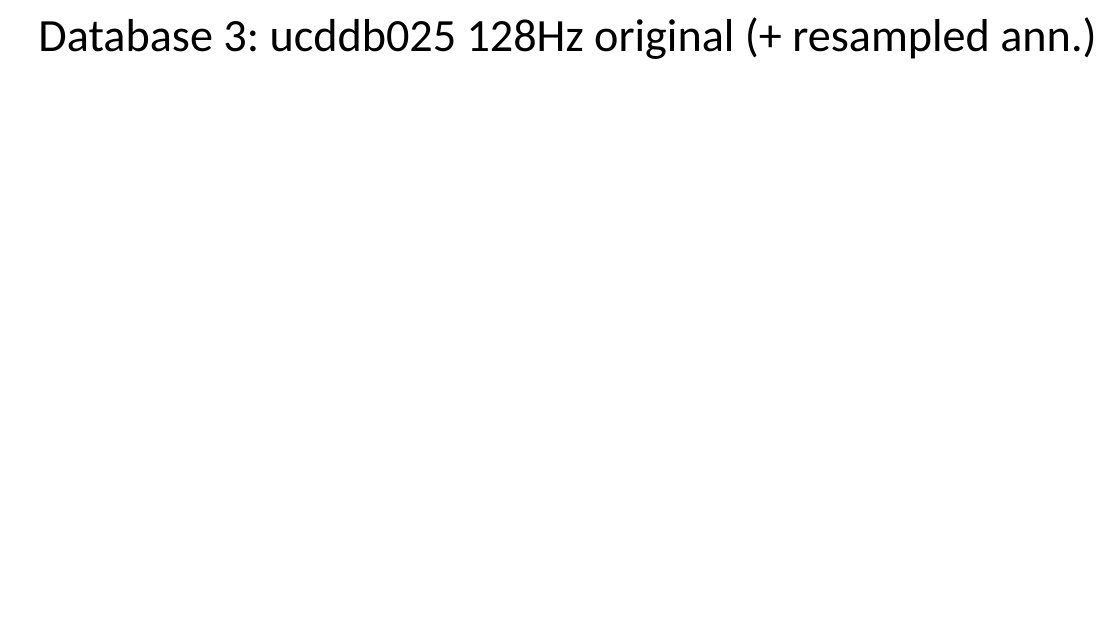
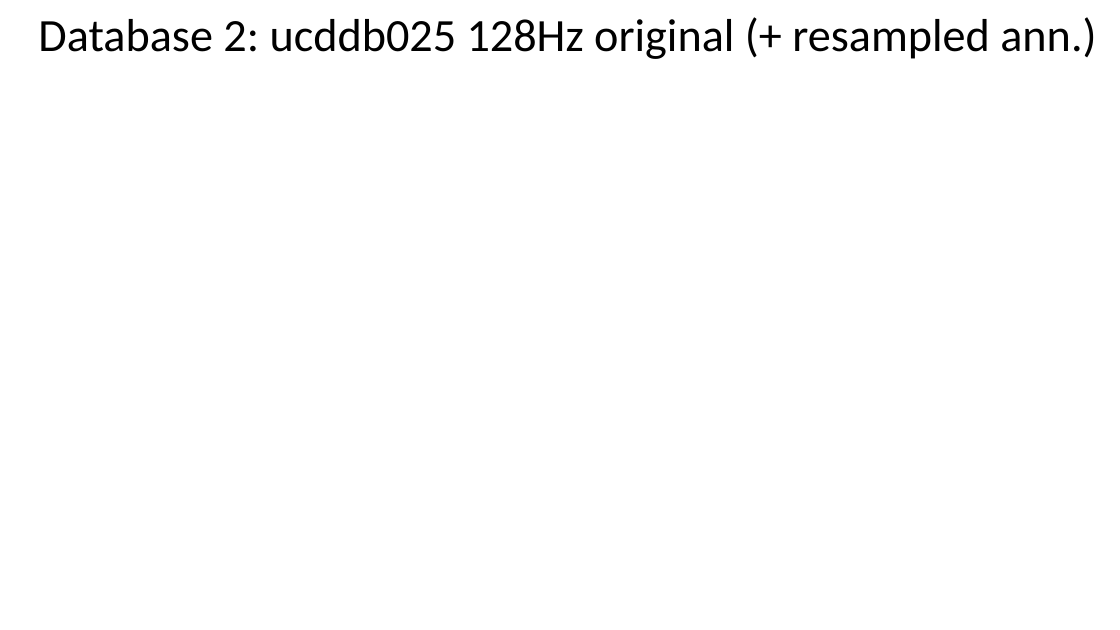
Before and after one commit to AntonioMarsella/github_ecg, a slide deck: slide 4 of db3_ucddb/Resampled/Detecting Sleep Apnea – Projet Period 2 - Resampling - SomeResults.pptx. Drawn at 1120x630 pixels with LibreOffice and Linux fonts; fonts in the diff are those of the drawing; background and template pictures are left out. Boxes give left, top, right and bottom in pixels: in the first picture for what was removed or moved away, otherwise in the second. Text is boxed around its words. In the diff, an @@ line names an element or a change of style, - is before the commit and + after.

Commit message:
Revert "typo: Database 2 -> Database 3"
This reverts commit a0170fdb9f83f744fddd5b95f46ad3e26b22d6be.

```diff
--- a/db3_ucddb/Resampled/Detecting Sleep Apnea – Projet Period 2 - Resampling - SomeResults.pptx
+++ b/db3_ucddb/Resampled/Detecting Sleep Apnea – Projet Period 2 - Resampling - SomeResults.pptx
@@ title at <box>38,17,1096,59</box>: text changed @@
-Database 3: ucddb025 128Hz original (+ resampled ann.)
+Database 2: ucddb025 128Hz original (+ resampled ann.)
```
Also in this commit, not shown: 5 other slides changed, 1 other file.
